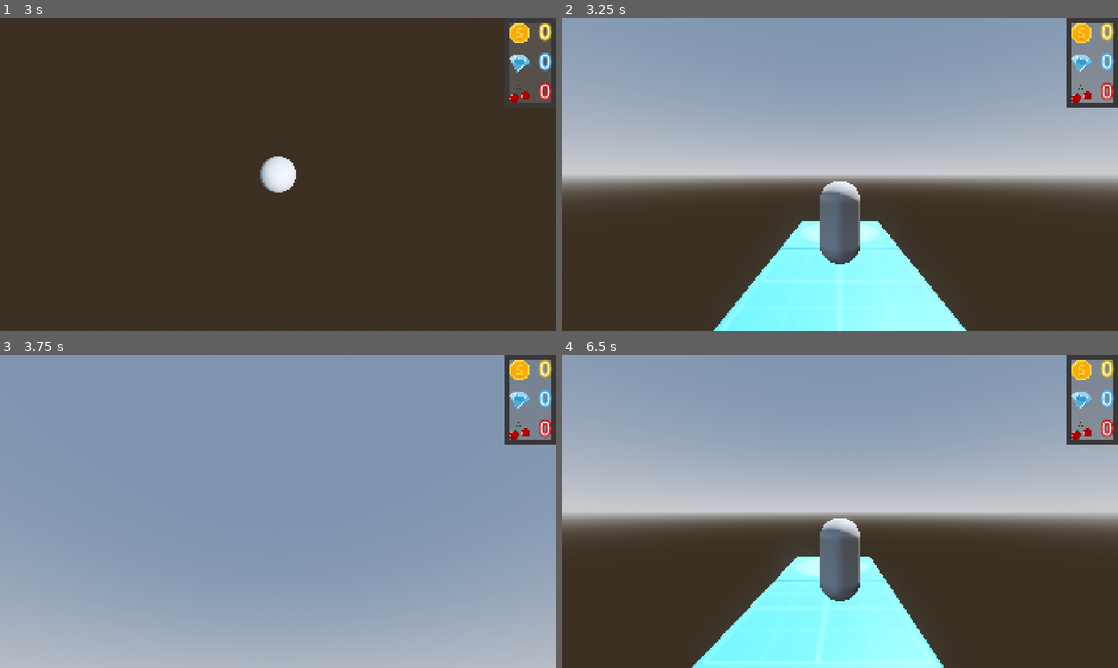
Above: before the commit, frames 1-4 (two rows, left to right).
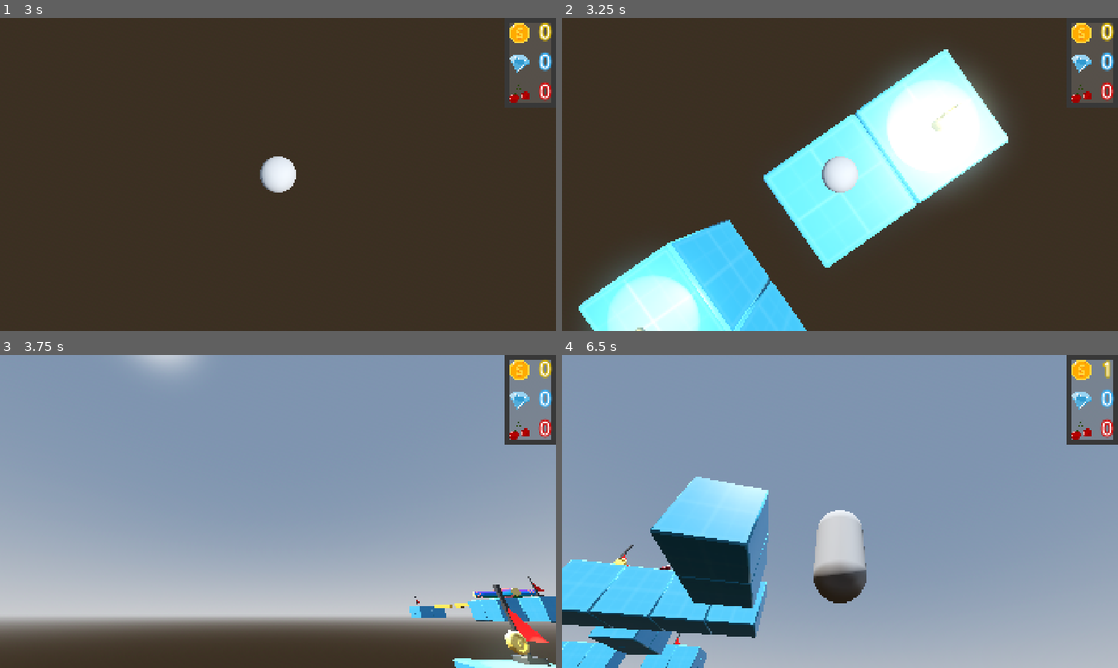
Above: after the commit, the same moments.

Repository: AbsoluteZer0527/My-first-3D-Godot-game
Game: Godot game, scene res://Scenes/game_scene.tscn
Same seed, same stepped clock (60 frames per second), same inputs: the game is played once before the commit and once after it.
Inputs (mouse positions are in pixels of both pictures, inside the frame that each line leads up to):
- Up to frame 1 (3 s): tap Enter (ui_accept) at 0.5, 0.77, 1.52, 2.75 s; move the mouse to (305, 174) at 0.52 s; hold W (forward) 0.53-1.28 s; tap Tab every 0.75 s from 0.6 to 2.85 s; move the mouse to (166, 190) at 1.27 s; hold S (backward) 1.28-2.03 s; move the mouse to (289, 168) at 2.02 s; hold W (forward) from 2.03 s (still down); move the mouse to (250, 237) at 2.77 s
- Up to frame 2 (3.25 s): keep holding W (forward); tap Enter (ui_accept) at 3.02 s
- Up to frame 3 (3.75 s): keep holding W (forward); move the mouse to (316, 514) at 3.52 s; tap Tab at 3.6 s
- Up to frame 4 (6.5 s): tap Enter (ui_accept) at 3.77, 4.52, 6.02 s; move the mouse to (673, 464) at 4.27 s; release W (forward) at 4.28 s; hold A (left) 4.28-5.03 s; tap Tab at 4.35, 5.1, 5.85 s; move the mouse to (845, 511) at 5.02 s; hold W (forward) 5.03-5.78 s; move the mouse to (756, 433) at 5.77 s; hold D (right) from 5.78 s (still down)

Frame 1 is identical in both runs. In frame 2, 74% of the frame differs, in the area x 0-100%, y 0-100%; in frame 3, 36%; in frame 4, 72%.

Commit message:
Checkpoint functionality: respawn at the closest checkpoint

Diff:
--- a/First-3D/new-game-project/Scripts/game_manager.gd
+++ b/First-3D/new-game-project/Scripts/game_manager.gd
@@ -27,8 +27,21 @@
 
 func respawn_player(body: Node3D) -> void:
 	if body is CharacterBody3D:
-		get_tree().reload_current_scene()
+		#if havent had any check point, respawn at the start
+		if len(activated_checkpoints) == 0:
+			Player.instance.position = Player.instance.spawn_position
+		else:
+			#we want to respawn at the closet check point
+			var closest_checkpoint = activated_checkpoints[0]
+			var closest_distance = closest_checkpoint.position.distance_squared_to(Player.instance.position)
 
+			for checkpoint in activated_checkpoints:
+				var distance = closest_checkpoint.position.distance_squared_to(Player.instance.position)
+				if distance < closest_distance:
+					closest_checkpoint = checkpoint
+					closest_distance = distance
+
+			Player.instance.position = closest_checkpoint.position + Vector3(-2,3,0)
 func collect_item(item_type):
 	collected_items[item_type] += 1
 	item_labels[item_type].text = str(collected_items[item_type])
--- a/First-3D/new-game-project/Scripts/player.gd
+++ b/First-3D/new-game-project/Scripts/player.gd
@@ -1,10 +1,23 @@
 extends CharacterBody3D
+class_name Player
 
+static var instance: Player
 
 @export var speed = 5.0
 @export var jump_velocity = 4.5
 
 @export var camera: Camera3D
+
+var spawn_position
+
+func _ready() -> void:
+	#keep track of player instance and make sure only one player exist.
+	if instance == null:
+		instance = self
+	else:
+		queue_free()
+
+	spawn_position = position
 
 func _physics_process(delta: float) -> void:
 	# Add the gravity.
